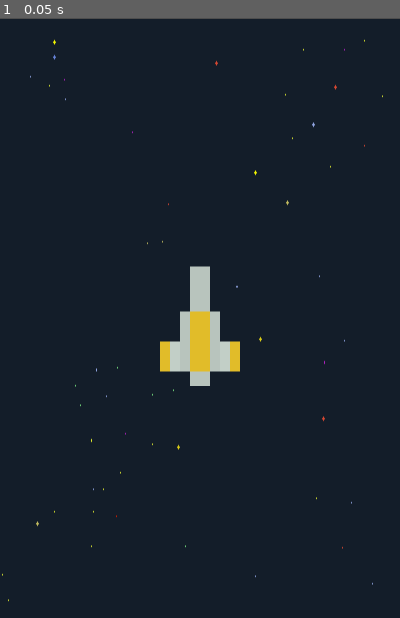
Above: before the commit, frame 1.
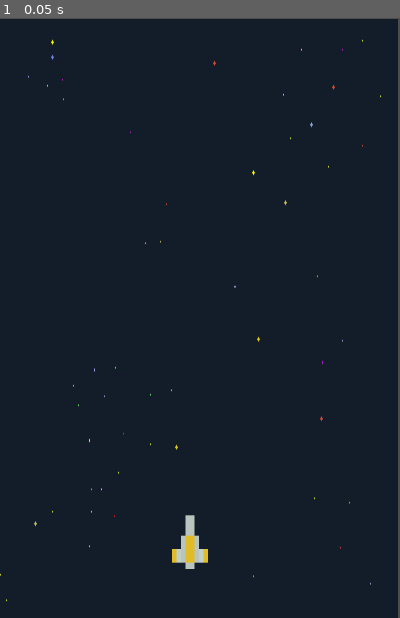
Above: after the commit, the same moment.

Repository: AseemGupta39/first_game
Game: Godot game, scene res://game_manager.tscn
The game is run twice, just before and just after one commit, with the same random seed, the same clock (stepped at 60 frames per second) and the same inputs.
Inputs:
- Up to frame 1 (0.05 s): no input

The runs differ from the first frame. In frame 1, 3.1% of the frame differs, in the area x 0-100%, y 0-100%.

Commit message:
added collision detection and and area 2d

Diff:
--- a/game_manager.tscn
+++ b/game_manager.tscn
@@ -1,13 +1,26 @@
-[gd_scene load_steps=3 format=3 uid="uid://lry38wx2rlh5"]
+[gd_scene load_steps=4 format=3 uid="uid://lry38wx2rlh5"]
 
 [ext_resource type="Texture2D" path="res://background-blue.png" id="1_4xsh6"]
-[ext_resource type="PackedScene" path="res://player.tscn" id="2_qca10"]
+[ext_resource type="PackedScene" uid="uid://d2v531qidcuxw" path="res://player.tscn" id="2_qca10"]
+
+[sub_resource type="RectangleShape2D" id="RectangleShape2D_j1y8v"]
+size = Vector2(400, 25)
 
 [node name="GameManager" type="Node2D"]
+position = Vector2(-3, 1)
 
 [node name="BackgroundSprite" type="Sprite2D" parent="."]
-position = Vector2(200, 301)
+position = Vector2(201, 300)
 scale = Vector2(1, 1.5)
 texture = ExtResource("1_4xsh6")
 
-[node name="Player" parent="BackgroundSprite" instance=ExtResource("2_qca10")]
+[node name="Player" parent="." instance=ExtResource("2_qca10")]
+position = Vector2(193, 520)
+scale = Vector2(1, 1.5)
+
+[node name="Area2D" type="Area2D" parent="."]
+position = Vector2(194, 448)
+
+[node name="CollisionShape2D" type="CollisionShape2D" parent="Area2D"]
+position = Vector2(8, -2)
+shape = SubResource("RectangleShape2D_j1y8v")
--- a/player.tscn
+++ b/player.tscn
@@ -5,4 +5,6 @@
 [node name="Player" type="Node2D"]
 
 [node name="PixelShipYellow" type="Sprite2D" parent="."]
+position = Vector2(-3.8147e-06, -9.53674e-07)
+scale = Vector2(0.45, 0.45)
 texture = ExtResource("1_hh7h8")
